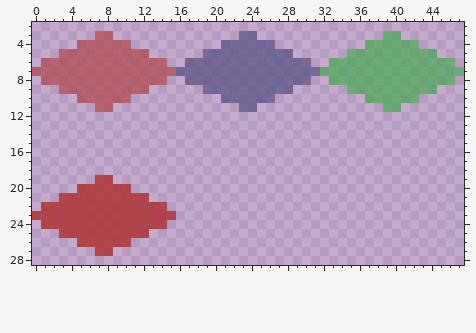
Two versions of one pixel-art file, Assets/Sprites/attackRangeTiles.aseprite. This is how it looked before the edit.
48x48 pixels, 1 frame. Shown: x 0..47, y 2..28.
The same view after the edit:
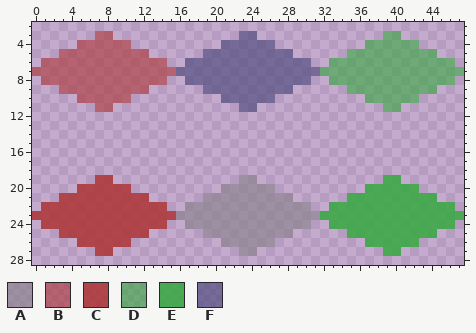
Palette (. is transparent): A #847e8796  B #ac323296  C #ac3232d4  D #32a93c96  E #32a93cd4  F #3f3f7496
Diff:
There is now colour A in row 19 at x 23 to 24; in row 20 at x 21 to 26; in row 21 at x 19 to 28; in row 22 at x 17 to 30; in row 23 at x 16 to 31; in row 24 at x 17 to 30.
There is now colour A in row 25 at x 19 to 28; in row 26 at x 21 to 26; in row 27 at x 23 to 24.
There is now colour E in row 19 at x 39 to 40; in row 20 at x 37 to 42; in row 21 at x 35 to 44; in row 22 at x 33 to 46; in row 23 at x 32 to 47; in row 24 at x 33 to 46.
There is now colour E in row 25 at x 35 to 44; in row 26 at x 37 to 42; in row 27 at x 39 to 40.
Changed places in both pictures, as pixel boxes (x1, y1, x2, y2):
added: (176, 175, 464, 256)
